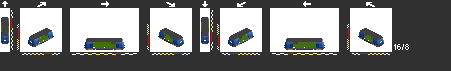
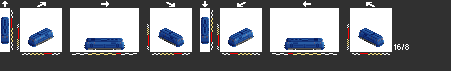
Revision of a layered 451x71 image; what changed, layer by layer:
hid "dsb1" over [1, 17, 383, 50]
painted on "mz2" over [31, 28, 381, 39]
